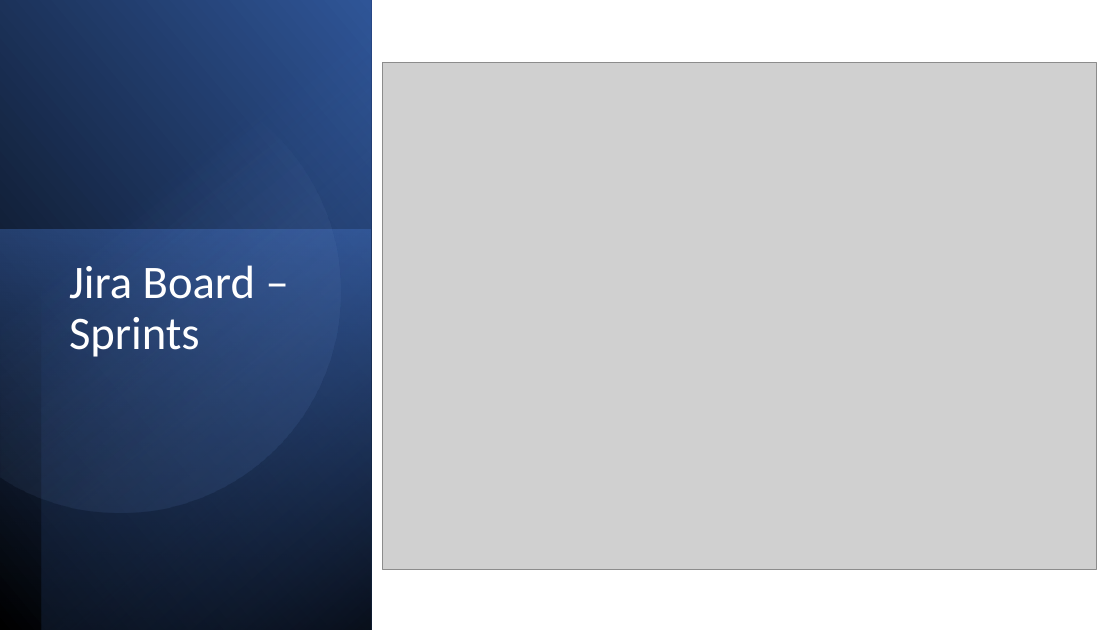
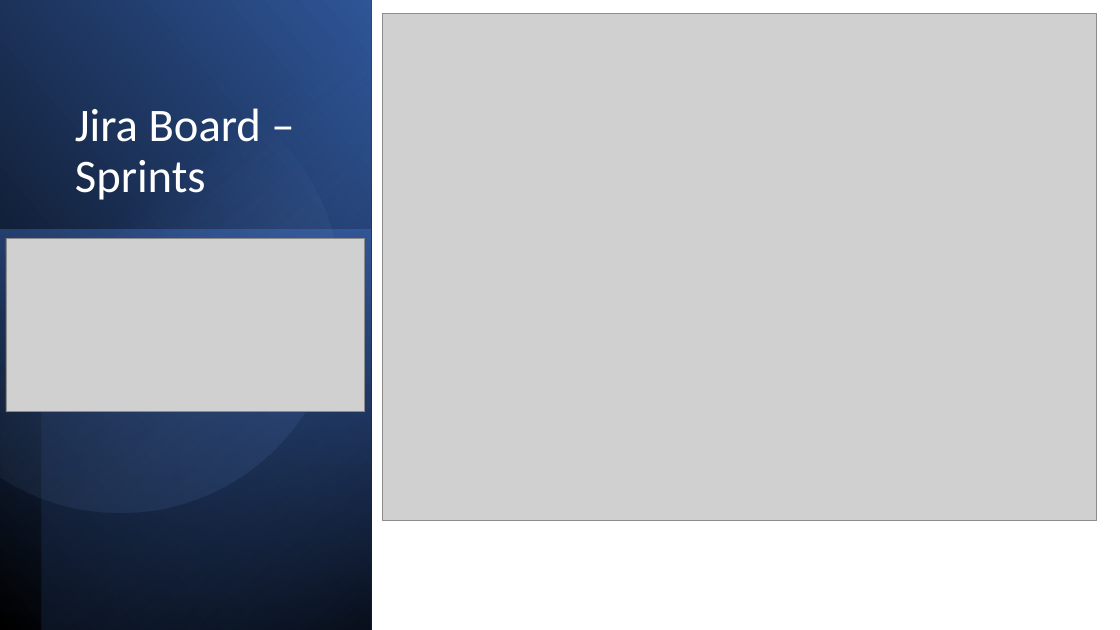
Before and after one commit to Ridwan-Kawsar/IMS-22EnableMay2, a slide deck: slide 7 of Documentation/IMS Presentation.pptx (slide 6 before the commit). Drawn at 1120x630 pixels with LibreOffice and Linux fonts; fonts in the diff are those of the drawing; grey boxes stand for pictures. Boxes give left, top, right and bottom in pixels: in the first picture for what was removed or moved away, otherwise in the second. Text is boxed around its words. In the diff, an @@ line names an element or a change of style, - is before the commit and + after.

```diff
--- a/Documentation/IMS Presentation.pptx
+++ b/Documentation/IMS Presentation.pptx
@@ picture: place and size @@
-picture at (382,62,1096,569)
+picture at (382,13,1096,520)
@@ title "Jira Board – Sprints": place and size @@
-title "Jira Board – Sprints" at (69,265,255,357)
+title "Jira Board – Sprints" at (75,108,261,200)
@@ picture added at (6,239,365,412) @@
```
Also in this commit, not shown: 4 other slides changed, 5 slides added, 6 slides removed, 1 other file.
